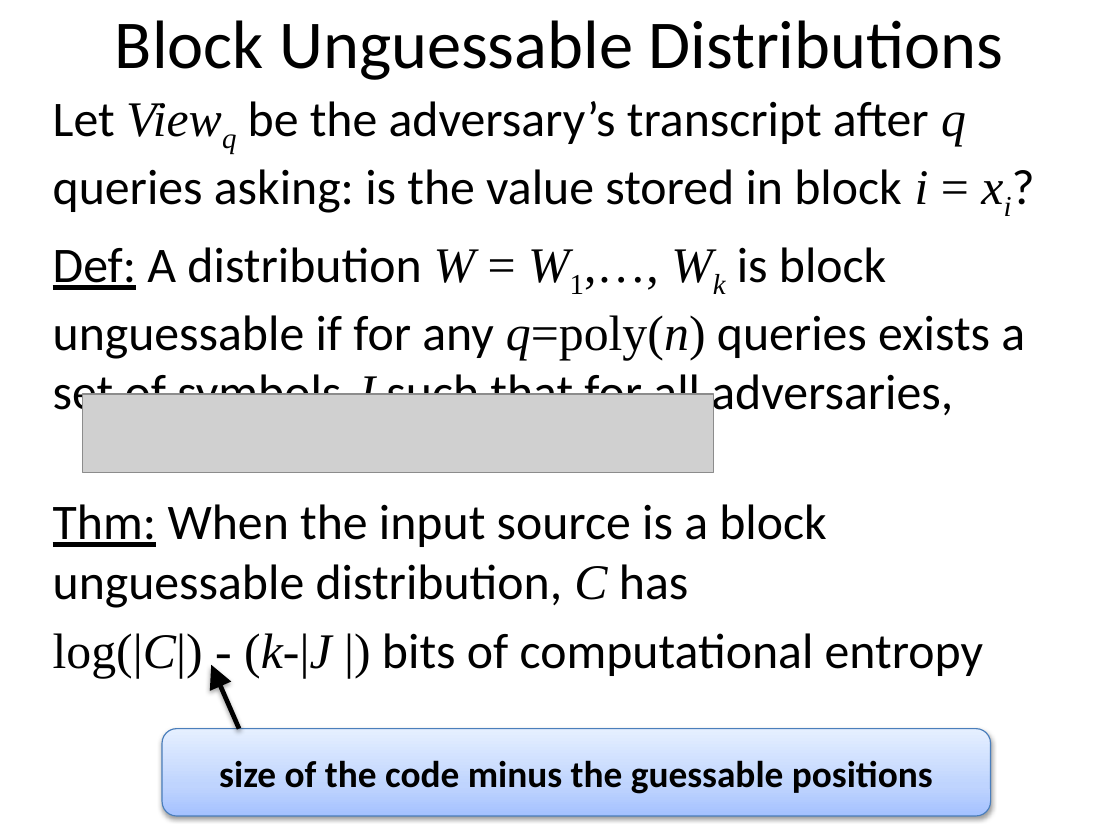
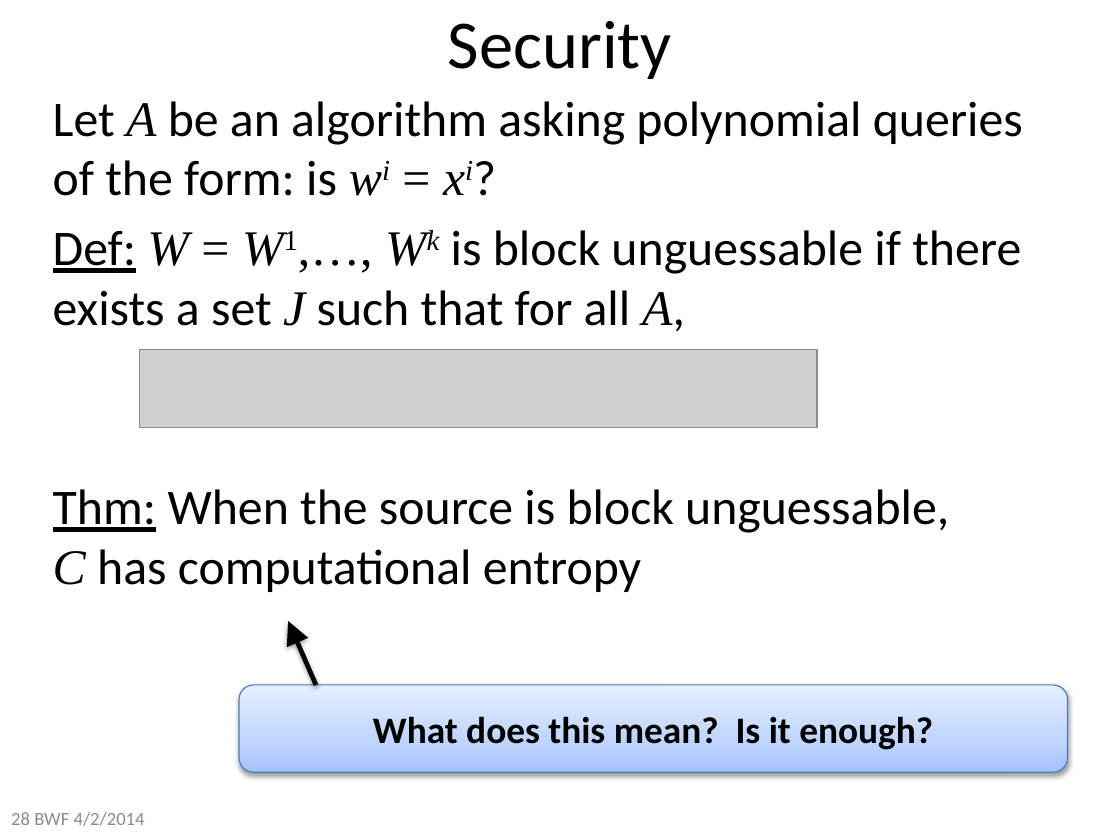
Before and after one commit to xianruimeng/comp-fuzzy-ext, a slide deck: slide 28 of constantRate/KeyDerivationWithNegativeUsable.pptx (slide 29 before the commit). Drawn at 1120x840 pixels with LibreOffice and Linux fonts; fonts in the diff are those of the drawing; grey boxes stand for pictures. Boxes give left, top, right and bottom in pixels: in the first picture for what was removed or moved away, otherwise in the second. Text is boxed around its words. In the diff, an @@ line names an element or a change of style, - is before the commit and + after.

Commit message:
minor edits after soundtrack practice

```diff
--- a/constantRate/KeyDerivationWithNegativeUsable.pptx
+++ b/constantRate/KeyDerivationWithNegativeUsable.pptx
@@ title at (448,21,672,79): text changed @@
-Block Unguessable Distributions
+Security
@@ text at (53,101,1023,592): text changed @@
-Let Viewq be the adversary’s transcript after q queries asking: is the value stored in block i = xi?
-Def: A distribution W = W1,…, Wk is block unguessable if for any q=poly(n) queries exists a set of symbols J such that for all adversaries,
-Thm: When the input source is a block unguessable distribution, C has
-log(|C|) - (k-|J |) bits of computational entropy
+Let A be an algorithm asking polynomial queries of the form: is wi = xi?
+Def: W = W1,…, Wk is block unguessable if there exists a set J such that for all A,
+Thm: When the source is block unguessable,
+C has computational entropy
@@ picture added at (140,349,818,428) @@
@@ picture removed at (83,394,713,473) @@
@@ arrow moved from (239, 729) - (212, 665) to (316, 685) - (288, 622) @@
@@ rounded rectangle "What does this mean? Is ...": place and size @@
-rounded rectangle "What does this mean? Is ..." at (162,729,991,816)
+rounded rectangle "What does this mean? Is ..." at (239,685,1067,773)
@@ text in rounded rectangle at (373,716,933,750): text changed @@
-size of the code minus the guessable positions
+What does this mean? Is it enough?
@@ text added at (11,812,145,826), 12 pt, text #8C8C8C @@
+28 BWF 4/2/2014
```
Also in this commit, not shown: 43 other slides changed, 8 slides added.
